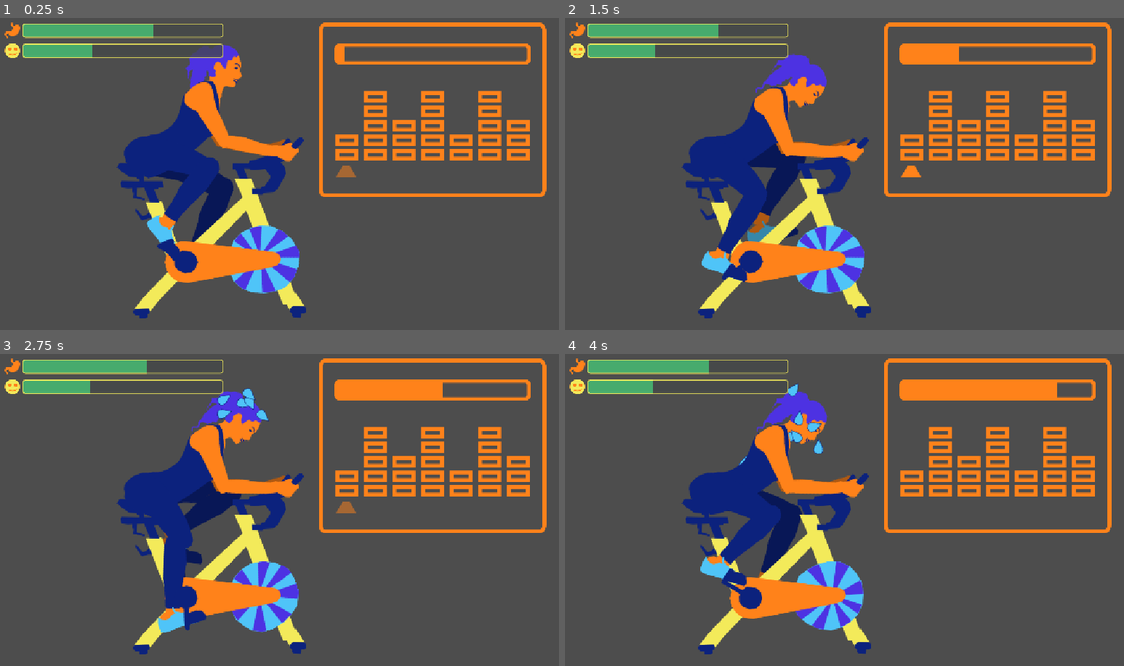
Above: before the commit, frames 1-4 (two rows, left to right).
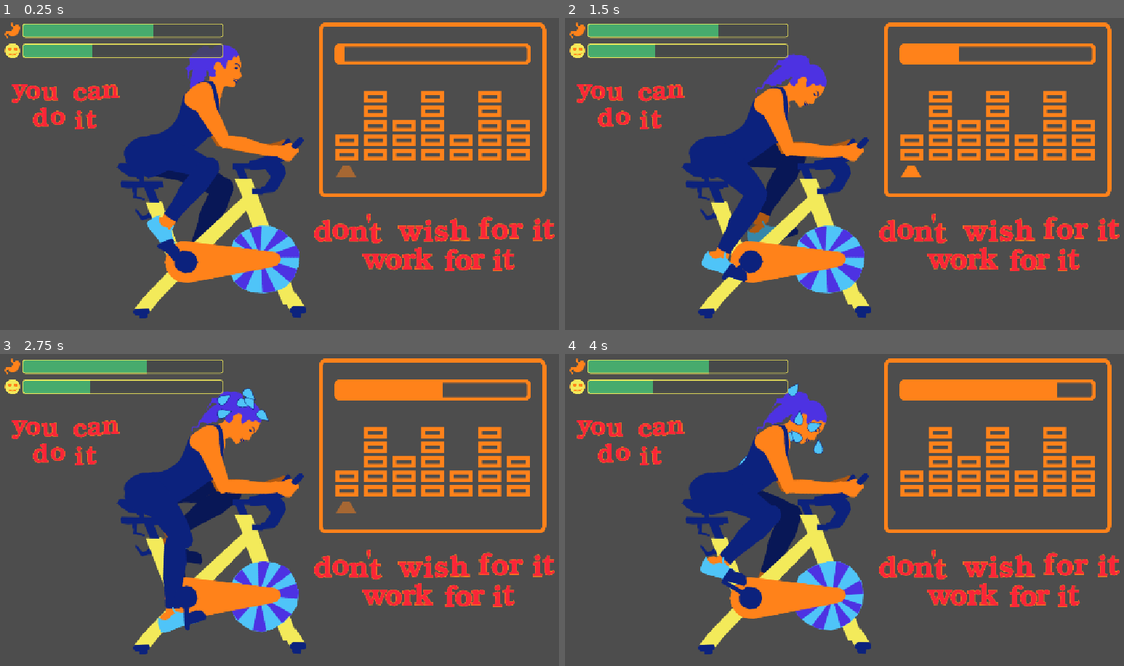
Above: after the commit, the same moments.

Repository: local-minimum/The-Vicious-Cycle
Game: Godot game, scene res://levels/spinning/spinning.tscn
Same seed, same stepped clock (60 frames per second), same inputs: the game is played once before the commit and once after it. This scene is started directly instead of the project's main scene.
Inputs (mouse positions are in pixels of both pictures, inside the frame that each line leads up to):
- Up to frame 1 (0.25 s): no input
- Up to frame 2 (1.5 s): tap Enter at 0.5 s; move the mouse to (967, 149) at 0.52 s; hold D (pedal_right) 0.53-1.28 s; tap Ctrl at 0.6 s; click (967, 149) at 0.67 s; tap Space at 0.77 s; move the mouse to (721, 183) at 1.27 s; hold S from 1.28 s (still down); tap Q at 1.35 s
- Up to frame 3 (2.75 s): tap Space at 1.52 s; move the mouse to (335, 428) at 2.02 s; release S at 2.03 s; hold D (pedal_right) from 2.03 s (still down); tap Delete at 2.1 s
- Up to frame 4 (4 s): move the mouse to (810, 569) at 2.77 s; release D (pedal_right) at 2.78 s; hold W 2.78-3.53 s; tap E at 2.85 s; click (810, 569) at 2.92 s; tap Space at 3.02, 3.77 s; move the mouse to (1012, 550) at 3.52 s; hold A (pedal_left) from 3.53 s (still down); tap Enter at 3.6 s

The runs differ from the first frame. In frame 1, 3.3% of the frame differs, in the area x 2-100%, y 21-82%; in frame 2, 3.3%; in frame 3, 3.3%; in frame 4, 3.3%.

Commit message:
Add decorations when spinning

Diff:
--- a/levels/eating/fridge.svg
+++ b/levels/eating/fridge.svg
@@ -26,9 +26,9 @@
      inkscape:pagecheckerboard="0"
      inkscape:deskcolor="#505050"
      inkscape:document-units="mm"
-     inkscape:zoom="0.39685477"
-     inkscape:cx="-1.2599067"
-     inkscape:cy="-960.04893"
+     inkscape:zoom="1.1224748"
+     inkscape:cx="1306.4881"
+     inkscape:cy="-1346.1327"
      inkscape:window-width="2743"
      inkscape:window-height="1469"
      inkscape:window-x="0"
@@ -1366,4 +1366,135 @@
          id="path159-5-9-8-4" /><path
          style="fill:#fb2538;fill-opacity:1;stroke:#ff821a;stroke-width:0.25;stroke-opacity:1"
          d="m 341.61287,-428.6352 -1.29173,-0.12501 -1.58341,0.62505 -1.75009,0.12499 -0.0833,1.75009 1.25006,0.16668 0 …(467 unchanged characters)…
-         id="path174-5" /></g></g></svg>
+         id="path174-5" /></g><g
+       id="g33"
+       inkscape:label="you can do it"
+       inkscape:export-filename="../spinning/candoit.png"
+       inkscape:export-xdpi="96"
+       inkscape:export-ydpi="96"
+       transform="translate(13.199999,-33.235713)"><path
+         style="fill:#fb2538;fill-opacity:1;stroke:#ff821a;stroke-width:0.25;stroke-opacity:1"
+         d="m 288.3305,-456.15955 -1.20839,-0.12501 -3.33351,0.5417 0.0417,1.54174 1.2084,0.20835 0.29168,0.54169 -0.0417,5.00026 0.33335,0.75003 0.87504,1.12506 1.41674,0.33335 h 2.04177 l 1.04172,-0.41669 0.91672,-0.50002 0.125,0.83337 4.16688,-0.125 -0.125,-1.58342 -1.04172,-0.62503 -0.25002,-0.37502 0.12501,-7.3337 -1.29173,0.0417 -3.50018,0.58337 0.125,1.54174 1.04172,0.16668 0.29169,0.62503 0.16667,4.12521 -1.00005,0.70837 -1.62508,0.25001 -0.50003,-0.33335 -0.20834,-1.20839 z"
+         id="path164-5-30-5"
+         transform="translate(-12.72736,10.674149)" /><path
+         style="fill:#fb2538;fill-opacity:1;stroke:#ff821a;stroke-width:0.25;stroke-opacity:1"
+         d="m 254.9055,-447.78511 h -6.06965 l 0.0295,1.47321 1.00178,0.29464 0.38304,0.35357 3.35893,7.63125 -1.11964,1.53215 -0.35357,0.35357 -0.73661,-0.50089 -1.11964,-0.26518 -0.79554,0.53035 -0.4125,1.03125 0.20625,0.94286 0.85446,0.64821 1.70893,0.20625 1.41429,-0.76607 1.11964,-1.1491 4.86161,-10.10625 0.7366,-0.4125 0.76608,-0.23572 0.0295,-1.59107 h -5.30357 l 0.0884,1.53214 1.03125,0.20625 0.0884,0.26518 -1.50268,4.24286 -1.53215,-4.24286 0.29465,-0.29464 1.09018,-0.17679 z"
+         id="path159-5-9-8-4-3" /><path
+         id="path135-5-0-5-6"
+         style="fill:#fb2538;fill-opacity:1;stroke:#ff821a;stroke-width:0.25;stroke-opacity:1"
+         d="m 264.2439,-446.94878 -2.29805,0.70746 -2.06241,1.94458 -0.58963,2.65152 0.88419,2.88768 1.82676,1.70894 3.47679,0.64802 3.35897,-1.17822 1.29604,-2.82877 v -2.82825 l -1.17822,-2.00402 -2.0035,-1.23713 z m 0,2.35748 1.59112,0.11783 0.70693,2.29805 v 2.29805 l -0.82476,1.41438 -1.41438,0.29456 -1.00149,-0.64803 -0.29507,-0.76584 -0.0589,-2.65203 0.29507,-1.94459 z" /><path
+         style="fill:#fb2538;fill-opacity:1;stroke:#ff821a;stroke-width:0.25;stroke-opacity:1"
+         d="m 301.33298,-442.94554 -0.55982,-0.50089 -1.03125,0.0295 -0.70714,0.50089 -0.67768,1.59108 0.17678,2.56339 0.9134,1.26696 0.97232,0.61875 1.32589,-0.29464 1.38482,-0.88393 0.44197,-0.88393 1.59107,1.03125 -1.00179,1.32589 -1.11964,0.85447 -2.12143,0.70714 -2.53393,-0.17678 -1.47321,-0.88393 -1.26697,-1.2375 -0.64821,-1.85625 0.0295,-2.12143 0.47143,-1.47322 1.35535,-1.53214 1.70893,-0.76607 2.44554,-0.20625 2.03303,0.64821 1.3259,1.11965 0.38303,1.38482 -0.4125,0.79554 -1.09018,0.50089 -1.2375,-0.26518 -0.53035,-0.47143 -0.11786,-0.85446 z"
+         id="path157-6-5-9-5" /><path
+         id="path143-6-2-0-3-8"
+         style="fill:#fb2538;fill-opacity:1;stroke:#ff821a;stroke-width:0.25;stroke-opacity:1"
+         d="m 310.52461,-446.491 -1.88568,0.14727 -1.82676,0.73639 -0.67748,1.06092 -0.14779,1.14877 0.50126,0.94309 1.23713,0.0884 0.88419,-0.35346 0.29455,-0.61909 0.0884,-0.88367 0.58911,-0.35346 1.29656,-0.0589 0.64855,0.55965 0.0294,1.41439 -1.62058,0.29455 -2.09238,0.64803 -1.29604,0.7369 -0.64854,1.14877 -0.17673,1.41438 0.29455,0.73691 0.56017,0.82475 1.11932,0.47129 1.67948,0.14728 1.47329,-0.2651 1.14929,-0.70693 0.7953,0.61856 1.59112,0.44184 1.14928,-0.38292 1.23765,-0.61857 -1.14928,-1.38493 -0.47129,0.35347 -0.53072,-0.32401 0.0884,-5.59811 -0.7953,-1.35547 -1.67948,-0.79531 z m 1.03146,5.62756 -0.0589,1.85622 -0.58963,0.58911 -1.35548,0.0295 -0.58911,-0.7953 0.35347,-0.91364 0.85473,-0.61857 z" /><path
+         style="fill:#fb2538;fill-opacity:1;stroke:#ff821a;stroke-width:0.25;stroke-opacity:1"
+         d="m 316.62454,-446.67612 v 1.62508 l 0.7917,-0.0833 0.58337,0.58336 0.0417,4.79191 -0.54169,0.41669 -1.04172,0.25001 0.12501,1.62508 5.8753,0.12501 0.0417,-1.79176 -0.87504,-0.25001 -0.33335,-0.75004 -0.0833,-4.50023 1.95844,-0.62503 0.83337,-0.0417 0.45836,0.41669 -0.0417,4.95858 -0.33335,0.58337 -1.04172,0.37501 0.0833,1.41674 h 5.8753 l 0.16667,-1.37507 -1.08339,-0.29168 -0.50002,-0.54169 -0.0833,-5.50028 -0.37502,-0.91671 -0.87504,-1.00005 -1.04172,-0.25002 -1.41674,-0.0833 -1.00005,0.25002 -2.00011,0.87504 0.0417,-0.83338 -1.25006,-0.0833 z"
+         id="path148-6-6-5-9" /><path
+         id="path139-9-1-3"
+         style="fill:#fb2538;fill-opacity:1;stroke:#ff821a;stroke-width:0.25;stroke-opacity:1"
+         d="m 273.54039,-430.64398 -1.17874,0.47129 -2.41587,0.53072 0.11782,1.41387 0.94258,0.41289 0.64854,0.23565 0.0589,1.70894 -1.88567,-0.58912 -1.82676,0.17674 -1.17874,0.5302 -1.23765,1.29656 -0.70694,1.94458 -0.35346,2.06241 0.70693,2.0035 0.94309,1.17874 1.59061,0.94258 1.76785,0.4718 1.41438,-0.76636 0.82527,-0.35346 -0.0589,0.64802 h 4.30155 l 0.17673,-1.70894 -0.88367,-0.0589 -0.53071,-0.58912 -0.0589,-11.72693 z m -3.41788,6.18774 1.35548,0.64802 0.35346,4.77335 -1.35547,0.76585 -1.35547,0.0589 -1.0604,-1.65003 0.11782,-1.35496 0.0589,-1.76836 0.82476,-1.11931 z" /><path
+         id="path135-5-0-8-8"
+         style="fill:#fb2538;fill-opacity:1;stroke:#ff821a;stroke-width:0.25;stroke-opacity:1"
+         d="m 282.7251,-427.86218 -2.29805,0.70746 -2.06241,1.94458 -0.58963,2.65152 0.88419,2.88768 1.82676,1.70894 3.47679,0.64802 3.35897,-1.17822 1.29604,-2.82877 v -2.82825 l -1.17822,-2.00402 -2.0035,-1.23713 z m 0,2.35748 1.59112,0.11783 0.70693,2.29805 v 2.29805 l -0.82476,1.41438 -1.41438,0.29456 -1.00149,-0.64803 -0.29507,-0.76584 -0.0589,-2.65203 0.29507,-1.94459 z" /><g
+         id="g147-0-6-7"
+         transform="translate(163.16359,-334.21611)"><path
+           style="fill:#fb2538;fill-opacity:1;stroke:#ff821a;stroke-width:0.25;stroke-opacity:1"
+           d="m 135.50691,-94.004796 -1.37507,0.875046 0.0417,1.250064 0.62503,1.208394 1.41674,0.458357 1.08339,-0.708369 0.62503,-1.208395 -0.33335,-1.208394 -0.87504,-0.833377 z"
+           id="path146-4-3-6" /><path
+           style="fill:#fb2538;fill-opacity:1;stroke:#ff821a;stroke-width:0.25;stroke-opacity:1"
+           d="m 137.63202,-89.671241 -1.12506,-0.04167 -3.62518,0.708372 0.25001,1.500076 0.79171,0.208343 0.6667,0.541695 -0.12501,4.416891 -0.0833,0.666702 -1.29173,0.291679 -0.0833,1.541746 h 6.04198 l 0.20834,-1.416738 -1.29173,-0.458356 -0.25001,-0.500026 z"
+           id="path147-0-2-4" /></g><path
+         style="fill:#fb2538;fill-opacity:1;stroke:#ff821a;stroke-width:0.25;stroke-opacity:1"
+         d="m 309.04111,-427.87884 -1.88571,-0.11786 -0.35357,1.47321 -0.64822,0.94286 -0.94285,0.88393 -1.00179,0.0589 0.23571,1.53214 1.2375,-0.0589 -0.0589,3.88929 0.11786,2.53393 0.70714,1.53214 2.00358,0.47143 2.35714,-0.58929 1.59107,-1.35536 -0.94286,-1.59106 -0.70714,0.94285 h -1.11964 l -0.70714,-0.29464 v -5.59822 l 2.65178,0.11786 0.11786,-1.82678 -2.76964,0.0589 z"
+         id="path145-5-2-6-9" /></g><g
+       id="g35"
+       inkscape:label="dont wish"
+       inkscape:export-filename="../spinning/dontwish.png"
+       inkscape:export-xdpi="96"
+       inkscape:export-ydpi="96"><path
+         id="path139-9-1-3-5"
+         style="fill:#fb2538;fill-opacity:1;stroke:#ff821a;stroke-width:0.25;stroke-opacity:1"
+         d="m 258.27024,-412.7145 -1.17874,0.47129 -2.41587,0.53072 0.11782,1.41387 0.94258,0.41289 0.64854,0.23565 0.0589,1.70894 -1.88567,-0.58912 -1.82676,0.17674 -1.17874,0.5302 -1.23765,1.29656 -0.70694,1.94458 -0.35346,2.06241 0.70693,2.0035 0.94309,1.17874 1.59061,0.94258 1.76785,0.4718 1.41438,-0.76636 0.82527,-0.35346 -0.0589,0.64802 h 4.30155 l 0.17673,-1.70894 -0.88367,-0.0589 -0.53071,-0.58912 -0.0589,-11.72693 z m -3.41788,6.18774 1.35548,0.64802 0.35346,4.77335 -1.35547,0.76585 -1.35547,0.0589 -1.0604,-1.65003 0.11782,-1.35496 0.0589,-1.76836 0.82476,-1.11931 z" /><path
+         style="fill:#fb2538;fill-opacity:1;stroke:#ff821a;stroke-width:0.25;stroke-opacity:1"
+         d="m 290.35003,-410.21395 -1.88571,-0.11786 -0.35357,1.47321 -0.64822,0.94286 -0.94285,0.88393 -1.00179,0.0589 0.23571,1.53214 1.2375,-0.0589 -0.0589,3.88929 0.11786,2.53393 0.70714,1.53214 2.00358,0.47143 2.35714,-0.58929 1.59107,-1.35536 -0.94286,-1.59106 -0.70714,0.94285 h -1.11964 l -0.70714,-0.29464 v -5.59822 l 2.65178,0.11786 0.11786,-1.82678 -2.76964,0.0589 z"
+         id="path145-5-2-6-9-8" /><path
+         id="path135-5-0-8-8-2"
+         style="fill:#fb2538;fill-opacity:1;stroke:#ff821a;stroke-width:0.25;stroke-opacity:1"
+         d="m 266.11108,-410.07024 -2.29805,0.70746 -2.06241,1.94458 -0.58963,2.65152 0.88419,2.88768 1.82676,1.70894 3.47679,0.64802 3.35897,-1.17822 1.29604,-2.82877 v -2.82825 l -1.17822,-2.00402 -2.0035,-1.23713 z m 0,2.35748 1.59112,0.11783 0.70693,2.29805 v 2.29805 l -0.82476,1.41438 -1.41438,0.29456 -1.00149,-0.64803 -0.29507,-0.76584 -0.0589,-2.65203 0.29507,-1.94459 z" /><path
+         id="path135-5-0-8-8-2-5"
+         style="fill:#fb2538;fill-opacity:1;stroke:#ff821a;stroke-width:0.25;stroke-opacity:1"
+         d="m 300.87635,-390.36402 -2.29805,0.70746 -2.06241,1.94458 -0.58963,2.65152 0.88419,2.88768 1.82676,1.70894 3.47679,0.64802 3.35897,-1.17822 1.29604,-2.82877 v -2.82825 l -1.17822,-2.00402 -2.0035,-1.23713 z m 0,2.35748 1.59112,0.11783 0.70693,2.29805 v 2.29805 l -0.82476,1.41438 -1.41438,0.29456 -1.00149,-0.64803 -0.29507,-0.76584 -0.0589,-2.65203 0.29507,-1.94459 z" /><path
+         id="path135-5-0-8-8-2-5-9"
+         style="fill:#fb2538;fill-opacity:1;stroke:#ff821a;stroke-width:0.25;stroke-opacity:1"
+         d="m 346.71803,-389.83485 -2.29805,0.70746 -2.06241,1.94458 -0.58963,2.65152 0.88419,2.88768 1.82676,1.70894 3.47679,0.64802 3.35897,-1.17822 1.29604,-2.82877 v -2.82825 l -1.17822,-2.00402 -2.0035,-1.23713 z m 0,2.35748 1.59112,0.11783 0.70693,2.29805 v 2.29805 l -0.82476,1.41438 -1.41438,0.29456 -1.00149,-0.64803 -0.29507,-0.76584 -0.0589,-2.65203 0.29507,-1.94459 z" /><path
+         id="path135-5-0-8-8-2-1"
+         style="fill:#fb2538;fill-opacity:1;stroke:#ff821a;stroke-width:0.25;stroke-opacity:1"
+         d="m 370.6215,-410.07024 -2.29805,0.70746 -2.06241,1.94458 -0.58963,2.65152 0.88419,2.88768 1.82676,1.70894 3.47679,0.64802 3.35897,-1.17822 1.29604,-2.82877 v -2.82825 l -1.17822,-2.00402 -2.0035,-1.23713 z m 0,2.35748 1.59112,0.11783 0.70693,2.29805 v 2.29805 l -0.82476,1.41438 -1.41438,0.29456 -1.00149,-0.64803 -0.29507,-0.76584 -0.0589,-2.65203 0.29507,-1.94459 z" /><path
+         style="fill:#fb2538;fill-opacity:1;stroke:#ff821a;stroke-width:0.25;stroke-opacity:1"
+         d="m 272.44376,-407.65178 v 1.62508 l 0.7917,-0.0833 0.58337,0.58336 0.0417,4.79191 -0.54169,0.41669 -1.04172,0.25001 0.12501,1.62508 5.8753,0.12501 0.0417,-1.79176 -0.87504,-0.25001 -0.33335,-0.75004 -0.0833,-4.50023 1.95844,-0.62503 0.83337,-0.0417 0.45836,0.41669 -0.0417,4.95858 -0.33335,0.58337 -1.04172,0.37501 0.0833,1.41674 h 5.8753 l 0.16667,-1.37507 -1.08339,-0.29168 -0.50002,-0.54169 -0.0833,-5.50028 -0.37502,-0.91671 -0.87504,-1.00005 -1.04172,-0.25002 -1.41674,-0.0833 -1.00005,0.25002 -2.00011,0.87504 0.0417,-0.83338 -1.25006,-0.0833 z"
+         id="path148-6-6-5-9-5" /><path
+         style="fill:#fb2538;fill-opacity:1;stroke:#ff821a;stroke-width:0.25;stroke-opacity:1"
+         d="m 285.53074,-416.37931 -1.00005,-0.0417 -0.87504,1.08339 0.41669,2.04177 0.54169,2.95848 1.08339,-0.16667 0.62503,-4.50023 -0.0833,-1.04172 z"
+         id="path162-0" /><path
+         style="fill:#fb2538;fill-opacity:1;stroke:#ff821a;stroke-width:0.25;stroke-opacity:1"
+         d="m 309.73486,-408.62925 h -5.24465 v 1.67946 l 1.03125,0.32411 0.38304,0.76607 2.82857,7.13036 2.23929,-0.0589 1.38482,-4.15446 1.41428,4.06607 2.71072,0.23571 2.82857,-7.71964 0.70714,-0.50089 0.61875,-0.29464 v -1.38483 l -4.74375,-0.0884 0.0884,1.47322 0.70715,0.41249 0.35357,0.5009 -1.35536,3.65357 -1.35536,-3.65357 0.32411,-0.76607 0.70714,-0.0295 0.0589,-1.56161 h -5.06785 l -0.0884,1.44376 0.73661,0.26517 0.44197,0.85447 -1.09018,3.74196 -1.56161,-3.59464 0.20625,-0.825 0.79554,-0.38304 z"
+         id="path165-9-1-1" /><path
+         style="fill:#fb2538;fill-opacity:1;stroke:#ff821a;stroke-width:0.25;stroke-opacity:1"
+         d="m 286.31042,-390.36483 h -5.24465 v 1.67946 l 1.03125,0.32411 0.38304,0.76607 2.82857,7.13036 2.23929,-0.0589 1.38482,-4.15446 1.41428,4.06607 2.71072,0.23571 2.82857,-7.71964 0.70714,-0.50089 0.61875,-0.29464 v -1.38483 l -4.74375,-0.0884 0.0884,1.47322 0.70715,0.41249 0.35357,0.5009 -1.35536,3.65357 -1.35536,-3.65357 0.32411,-0.76607 0.70714,-0.0295 0.0589,-1.56161 h -5.06785 l -0.0884,1.44376 0.73661,0.26517 0.44197,0.85447 -1.09018,3.74196 -1.56161,-3.59464 0.20625,-0.825 0.79554,-0.38304 z"
+         id="path165-9-1-1-4" /><g
+         id="g147-0-6-7-0"
+         transform="translate(188.22669,-318.44523)"><path
+           style="fill:#fb2538;fill-opacity:1;stroke:#ff821a;stroke-width:0.25;stroke-opacity:1"
+           d="m 135.50691,-94.004796 -1.37507,0.875046 0.0417,1.250064 0.62503,1.208394 1.41674,0.458357 1.08339,-0.708369 0.62503,-1.208395 -0.33335,-1.208394 -0.87504,-0.833377 z"
+           id="path146-4-3-6-6" /><path
+           style="fill:#fb2538;fill-opacity:1;stroke:#ff821a;stroke-width:0.25;stroke-opacity:1"
+           d="m 137.63202,-89.671241 -1.12506,-0.04167 -3.62518,0.708372 0.25001,1.500076 0.79171,0.208343 0.6667,0.541695 -0.12501,4.416891 -0.0833,0.666702 -1.29173,0.291679 -0.0833,1.541746 h 6.04198 l 0.20834,-1.416738 -1.29173,-0.458356 -0.25001,-0.500026 z"
+           id="path147-0-2-4-4" /></g><g
+         id="g147-0-6-7-0-6"
+         transform="translate(259.68282,-319.14924)"><path
+           style="fill:#fb2538;fill-opacity:1;stroke:#ff821a;stroke-width:0.25;stroke-opacity:1"
+           d="m 135.50691,-94.004796 -1.37507,0.875046 0.0417,1.250064 0.62503,1.208394 1.41674,0.458357 1.08339,-0.708369 0.62503,-1.208395 -0.33335,-1.208394 -0.87504,-0.833377 z"
+           id="path146-4-3-6-6-9" /><path
+           style="fill:#fb2538;fill-opacity:1;stroke:#ff821a;stroke-width:0.25;stroke-opacity:1"
+           d="m 137.63202,-89.671241 -1.12506,-0.04167 -3.62518,0.708372 0.25001,1.500076 0.79171,0.208343 0.6667,0.541695 -0.12501,4.416891 -0.0833,0.666702 -1.29173,0.291679 -0.0833,1.541746 h 6.04198 l 0.20834,-1.416738 -1.29173,-0.458356 -0.25001,-0.500026 z"
+           id="path147-0-2-4-4-3" /></g><path
+         style="fill:#fb2538;fill-opacity:1;stroke:#ff821a;stroke-width:0.25;stroke-opacity:1"
+         d="m 403.79799,-412.92855 -1.88571,-0.11786 -0.35357,1.47321 -0.64822,0.94286 -0.94285,0.88393 -1.00179,0.0589 0.23571,1.53214 1.2375,-0.0589 -0.0589,3.88929 0.11786,2.53393 0.70714,1.53214 2.00358,0.47143 2.35714,-0.58929 1.59107,-1.35536 -0.94286,-1.59106 -0.70714,0.94285 h -1.11964 l -0.70714,-0.29464 v -5.59822 l 2.65178,0.11786 0.11786,-1.82678 -2.76964,0.0589 z"
+         id="path145-5-2-6-9-6" /><g
+         id="g147-0-6-7-0-6-7"
+         transform="translate(233.57296,-299.21808)"><path
+           style="fill:#fb2538;fill-opacity:1;stroke:#ff821a;stroke-width:0.25;stroke-opacity:1"
+           d="m 135.50691,-94.004796 -1.37507,0.875046 0.0417,1.250064 0.62503,1.208394 1.41674,0.458357 1.08339,-0.708369 0.62503,-1.208395 -0.33335,-1.208394 -0.87504,-0.833377 z"
+           id="path146-4-3-6-6-9-0" /><path
+           style="fill:#fb2538;fill-opacity:1;stroke:#ff821a;stroke-width:0.25;stroke-opacity:1"
+           d="m 137.63202,-89.671241 -1.12506,-0.04167 -3.62518,0.708372 0.25001,1.500076 0.79171,0.208343 0.6667,0.541695 -0.12501,4.416891 -0.0833,0.666702 -1.29173,0.291679 -0.0833,1.541746 h 6.04198 l 0.20834,-1.416738 -1.29173,-0.458356 -0.25001,-0.500026 z"
+           id="path147-0-2-4-4-3-4" /></g><path
+         style="fill:#fb2538;fill-opacity:1;stroke:#ff821a;stroke-width:0.25;stroke-opacity:1"
+         d="m 377.68813,-392.99739 -1.88571,-0.11786 -0.35357,1.47321 -0.64822,0.94286 -0.94285,0.88393 -1.00179,0.0589 0.23571,1.53214 1.2375,-0.0589 -0.0589,3.88929 0.11786,2.53393 0.70714,1.53214 2.00358,0.47143 2.35714,-0.58929 1.59107,-1.35536 -0.94286,-1.59106 -0.70714,0.94285 h -1.11964 l -0.70714,-0.29464 v -5.59822 l 2.65178,0.11786 0.11786,-1.82678 -2.76964,0.0589 z"
+         id="path145-5-2-6-9-6-8" /><path
+         style="fill:#fb2538;fill-opacity:1;stroke:#ff821a;stroke-width:0.25;stroke-opacity:1"
+         d="m 336.25233,-408.57216 -1.2375,0.17678 -0.0589,0.35357 -2.0625,-0.70714 -2.23928,0.17679 -1.88572,2.00357 -0.35357,2.53393 2.29821,1.53214 3.24108,0.64822 0.47143,0.94285 -1.76786,0.47143 -2.12143,-0.76607 -1.00179,-1.06072 -1.41428,0.29465 0.76607,3.53571 1.29643,0.0589 0.35357,-0.70714 2.23928,0.70714 2.82858,-0.58928 1.41428,-1.65 0.35357,-2.12143 -1.2375,-1.53215 -2.59285,-0.76607 -2.29822,-0.64821 -0.11785,-0.94286 1.88571,-0.17678 1.53214,0.825 0.64822,0.70714 1.41428,-0.29464 z"
+         id="path133-4-1-6-6" /><path
+         style="fill:#fb2538;fill-opacity:1;stroke:#ff821a;stroke-width:0.25;stroke-opacity:1"
+         d="m 338.44988,-412.07534 0.0589,1.59107 1.2375,0.17679 0.11786,9.13392 -0.64821,0.76607 -0.70715,0.0589 0.0589,1.29644 5.775,0.17678 -0.17678,-1.47322 -0.94286,-0.76607 0.0589,-5.36249 1.82679,-0.29464 0.88393,0.17678 v 5.59821 l -1.00179,0.58929 -0.0589,1.35536 6.12857,0.17678 -0.0589,-1.41429 -1.76785,-0.70714 0.0589,-5.77499 -1.23749,-1.41429 -1.41429,-0.70714 -2.00357,0.11785 -1.59107,0.70715 -0.29465,-5.06786 -0.88392,-0.17679 z"
+         id="path134-93-1-7-2" /><path
+         style="fill:#fb2538;fill-opacity:1;stroke:#ff821a;stroke-width:0.25;stroke-opacity:1"
+         d="m 365.82361,-412.19484 0.33335,-1.12506 -1.08339,-1.04172 -2.04177,-0.20834 -2.6668,0.62503 -1.33341,1.95843 -0.0833,2.20845 -1.70843,-0.0833 0.41669,1.58341 h 1.2084 l -0.12501,5.66696 -0.25001,0.79171 -1.12506,0.25001 0.0417,1.41674 6.25032,0.0833 0.16667,-1.45841 -1.25006,-0.45836 -0.37502,-0.54169 -0.0417,-5.91697 1.70842,0.12501 v -1.75009 l -1.79176,0.16667 0.0833,-1.79176 0.29169,-0.87504 0.70836,0.0417 0.41669,0.62503 1.00005,0.29168 0.75004,-0.20834 z"
+         id="path163-99" /><path
+         style="fill:#fb2538;fill-opacity:1;stroke:#ff821a;stroke-width:0.25;stroke-opacity:1"
+         d="m 343.39925,-390.90113 0.33335,-1.12506 -1.08339,-1.04172 -2.04177,-0.20834 -2.6668,0.62503 -1.33341,1.95843 -0.0833,2.20845 -1.70843,-0.0833 0.41669,1.58341 h 1.2084 l -0.12501,5.66696 -0.25001,0.79171 -1.12506,0.25001 0.0417,1.41674 6.25032,0.0833 0.16667,-1.45841 -1.25006,-0.45836 -0.37502,-0.54169 -0.0417,-5.91697 1.70842,0.12501 v -1.75009 l -1.79176,0.16667 0.0833,-1.79176 0.29169,-0.87504 0.70836,0.0417 0.41669,0.62503 1.00005,0.29168 0.75004,-0.20834 z"
+         id="path163-99-1" /><path
+         style="fill:#fb2538;fill-opacity:1;stroke:#ff821a;stroke-width:0.25;stroke-opacity:1"
+         d="m 377.37903,-409.63019 -0.0295,1.62053 0.97232,0.14732 0.50089,0.55983 0.11786,4.41964 -0.26518,0.70714 -1.35536,0.35357 0.17679,1.59107 6.09911,-0.0589 -0.0295,-1.62053 -0.85446,-0.23572 -0.53036,-0.50089 v -4.68482 l 0.91339,-0.47143 0.5009,0.35357 1.09017,0.50089 0.88393,-0.26517 0.70715,-0.97232 -0.29465,-1.17858 -0.97232,-0.94285 -1.41428,-0.0295 -0.94286,0.58928 -0.91339,0.53036 0.0884,-0.94286 h -1.26697 z"
+         id="path154-4-7-0" /><path
+         style="fill:#fb2538;fill-opacity:1;stroke:#ff821a;stroke-width:0.25;stroke-opacity:1"
+         d="m 352.35895,-389.65942 -0.0295,1.62053 0.97232,0.14732 0.50089,0.55983 0.11786,4.41964 -0.26518,0.70714 -1.35536,0.35357 0.17679,1.59107 6.09911,-0.0589 -0.0295,-1.62053 -0.85446,-0.23572 -0.53036,-0.50089 v -4.68482 l 0.91339,-0.47143 0.5009,0.35357 1.09017,0.50089 0.88393,-0.26517 0.70715,-0.97232 -0.29465,-1.17858 -0.97232,-0.94285 -1.41428,-0.0295 -0.94286,0.58928 -0.91339,0.53036 0.0884,-0.94286 h -1.26697 z"
+         id="path154-4-7-0-1" /><path
+         style="fill:#fb2538;fill-opacity:1;stroke:#ff821a;stroke-width:0.25;stroke-opacity:1"
+         d="m 307.17349,-389.4636 -0.0295,1.62053 0.97232,0.14732 0.50089,0.55983 0.11786,4.41964 -0.26518,0.70714 -1.35536,0.35357 0.17679,1.59107 6.09911,-0.0589 -0.0295,-1.62053 -0.85446,-0.23572 -0.53036,-0.50089 v -4.68482 l 0.91339,-0.47143 0.5009,0.35357 1.09017,0.50089 0.88393,-0.26517 0.70715,-0.97232 -0.29465,-1.17858 -0.97232,-0.94285 -1.41428,-0.0295 -0.94286,0.58928 -0.91339,0.53036 0.0884,-0.94286 h -1.26697 z"
+         id="path154-4-7-0-2" /><path
+         style="fill:#fb2538;fill-opacity:1;stroke:#ff821a;stroke-width:0.25;stroke-opacity:1"
+         d="m 319.82346,-394.34627 -1.29173,-0.12501 -1.58341,0.62505 -1.75009,0.12499 -0.0833,1.75009 1.25006,0.16668 0.12501,0.54168 0.12501,8.62545 -0.5417,0.83338 -0.6667,0.12499 -0.20834,1.29175 5.66695,0.25 0.0833,-1.50008 -0.6667,-0.16666 -0.41669,-1.00004 -0.0833,-1.29175 0.58337,-0.37502 1.58341,2.04179 0.0833,0.62502 -0.50003,0.0417 -0.0417,1.50009 5.79197,0.16666 0.125,-1.79176 -0.70837,0.12501 -0.70837,-0.41669 -3.29183,-4.37523 2.25012,-1.50008 0.7917,-0.37502 h 0.58336 l 0.12501,-1.5834 -5.58362,-0.0417 -0.0417,1.29172 0.5417,0.20836 0.125,0.58335 -1.70842,1.75009 z"
+         id="path174-5-6" /></g></g></svg>
--- a/levels/spinning/spinning.tscn
+++ b/levels/spinning/spinning.tscn
@@ -3,6 +3,8 @@
 [ext_resource type="PackedScene" uid="uid://x84wh1oe13d6" path="res://levels/spinning/spinning_machine.tscn" id="1_0p5ow"]
 [ext_resource type="Script" uid="uid://j7ssncj7u68p" path="res://levels/spinning/spinning_setting.gd" id="2_05p7j"]
 [ext_resource type="PackedScene" uid="uid://d0oqx6or8yx02" path="res://ui/ui.tscn" id="2_bbsge"]
+[ext_resource type="Texture2D" uid="uid://c4gv4lwsddvrh" path="res://levels/spinning/dontwish.png" id="4_vmyl3"]
+[ext_resource type="Texture2D" uid="uid://dwn8t3cqi0fgc" path="res://levels/spinning/candoit.png" id="5_jmtkj"]
 
 [sub_resource type="Resource" id="Resource_1nolk"]
 script = ExtResource("2_05p7j")
@@ -42,3 +44,13 @@
 
 [node name="CollisionShape2D" type="CollisionShape2D" parent="Floor Collider" unique_id=1459773455]
 shape = SubResource("RectangleShape2D_kjfgv")
+
+[node name="Dontwish" type="Sprite2D" parent="." unique_id=1301892956]
+position = Vector2(891, 471)
+scale = Vector2(0.8, 0.8)
+texture = ExtResource("4_vmyl3")
+
+[node name="Candoit" type="Sprite2D" parent="." unique_id=322860046]
+position = Vector2(160, 202)
+scale = Vector2(0.7, 0.7)
+texture = ExtResource("5_jmtkj")
Binary file added: levels/spinning/candoit.png
Not shown, added: levels/spinning/candoit.png.import
Binary file added: levels/spinning/dontwish.png
Not shown, added: levels/spinning/dontwish.png.import
